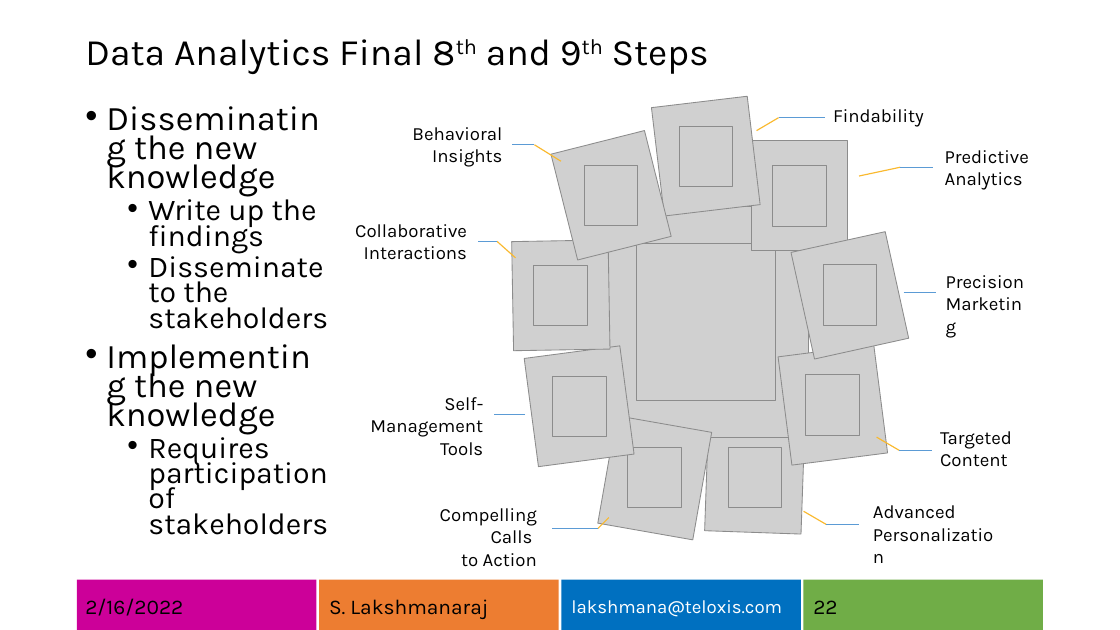
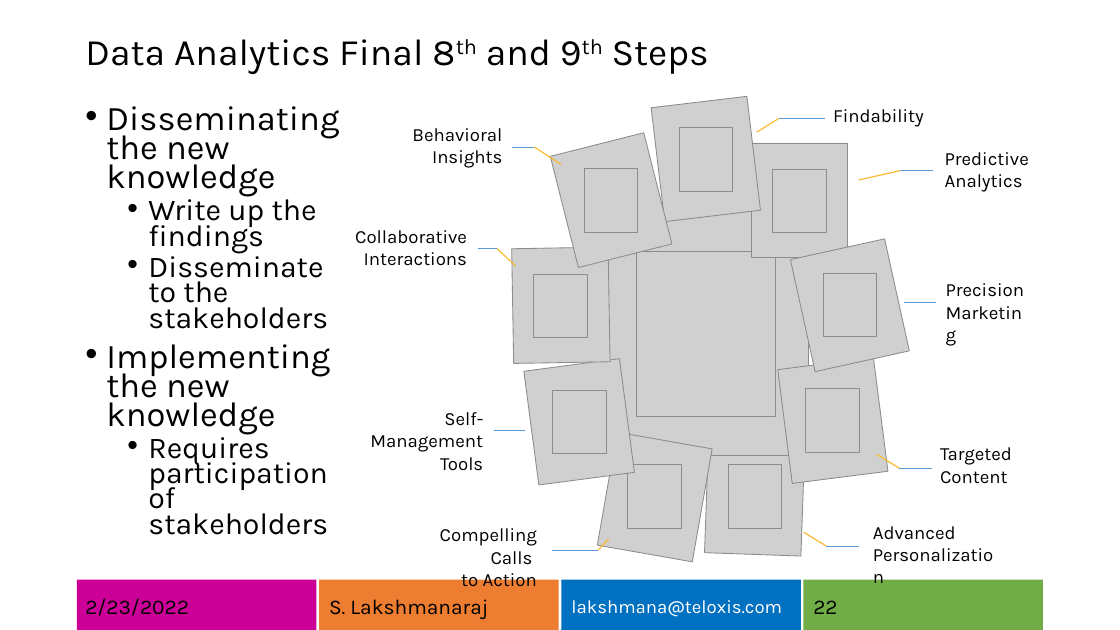
Before and after one commit to lksmangai/DeepLearning, a slide deck: slide 22 of MachineIntelligence.pptx. Drawn at 1120x630 pixels with LibreOffice and Linux fonts; fonts in the diff are those of the drawing; grey boxes stand for pictures. Boxes give left, top, right and bottom in pixels: in the first picture for what was removed or moved away, otherwise in the second. Text is boxed around its words. In the diff, an @@ line names an element or a change of style, - is before the commit and + after.

```diff
--- a/MachineIntelligence.pptx
+++ b/MachineIntelligence.pptx
@@ text "Disseminating the new knowledge" rewrapped from (106,128,328,535) to (106,106,339,535) @@
@@ picture: place and size @@
-picture at (652,96,761,216)
+picture at (651,96,761,222)
@@ line moved from (561, 161) - (534, 145) to (561, 165) - (534, 147) @@
@@ picture: place and size @@
-picture at (551,131,671,261)
+picture at (550,133,672,268)
@@ picture: place and size @@
-picture at (679,127,733,187)
+picture at (679,128,733,192)
@@ picture: place and size @@
-picture at (751,141,848,250)
+picture at (751,143,848,258)
@@ picture: place and size @@
-picture at (585,166,639,226)
+picture at (585,168,639,232)
@@ picture: place and size @@
-picture at (773,166,827,226)
+picture at (773,169,827,233)
@@ 2 lines, 1 text: place and size @@
-2 lines, 1 text at (355,167,933,260)
+2 lines, 1 text at (355,171,933,266)
@@ picture: place and size @@
-picture at (604,207,808,439)
+picture at (604,212,808,455)
@@ picture: place and size @@
-picture at (791,232,909,359)
+picture at (790,239,909,372)
@@ picture: place and size @@
-picture at (512,240,610,351)
+picture at (512,247,610,364)
@@ picture: place and size @@
-picture at (637,244,776,401)
+picture at (637,251,776,416)
@@ picture: place and size @@
-picture at (534,266,588,326)
+picture at (534,274,588,338)
@@ picture: place and size @@
-picture at (823,265,877,325)
+picture at (823,273,877,337)
@@ 3 lines, 1 text: place and size @@
-3 lines, 1 text at (478,241,1024,292)
+3 lines, 1 text at (478,249,1024,302)
@@ picture: place and size @@
-picture at (524,346,634,467)
+picture at (524,359,635,486)
@@ picture: place and size @@
-picture at (778,345,888,465)
+picture at (778,357,888,484)
@@ picture: place and size @@
-picture at (806,375,860,435)
+picture at (806,389,860,453)
@@ 2 texts, 1 picture, 1 line: place and size @@
-2 texts, 1 picture, 1 line at (370,376,1012,467)
+2 texts, 1 picture, 1 line at (370,391,1012,484)
@@ picture: place and size @@
-picture at (598,416,712,540)
+picture at (597,432,713,562)
@@ picture: place and size @@
-picture at (705,422,805,534)
+picture at (705,438,805,556)
@@ 6 lines, 2 pictures, 2 texts: place and size @@
-6 lines, 2 pictures, 2 texts at (440,437,956,567)
+6 lines, 2 pictures, 2 texts at (440,455,956,587)
@@ text at (85,598,189,616): text changed @@
-2/16/2022
+2/23/2022
```
Also in this commit, not shown: 21 other slides changed, 1 other file.
